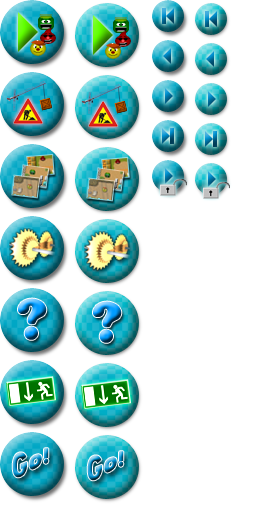
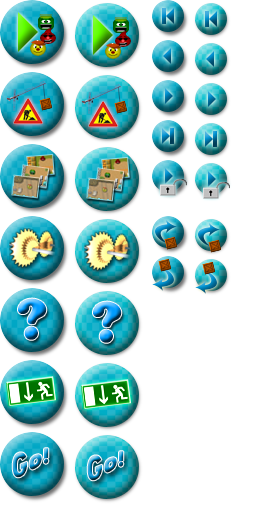
Layered file, before and after one edit (256×512). Changes by layer:
painted on "Form 1 Kopie 22", masked it over bbox(0, 432, 64, 496)
painted on "Form 1 Kopie 23", masked it over bbox(75, 435, 139, 499)
painted on "Form 1 Kopie 10", masked it over bbox(0, 360, 64, 424)
painted on "Form 1 Kopie 11", masked it over bbox(75, 363, 139, 427)
painted on "Form 1 Kopie 8", masked it over bbox(0, 288, 64, 352)
painted on "Form 1 Kopie 9", masked it over bbox(75, 291, 139, 355)
painted on "Form 1 Kopie 6", masked it over bbox(0, 216, 64, 280)
painted on "Form 1 Kopie 7", masked it over bbox(75, 219, 139, 283)
painted on "Form 1 Kopie 4", masked it over bbox(0, 144, 64, 208)
painted on "Form 1 Kopie 5", masked it over bbox(75, 147, 139, 211)
painted on "Form 1 Kopie 2", masked it over bbox(0, 72, 64, 136)
painted on "Form 1 Kopie 3", masked it over bbox(75, 75, 139, 139)
painted on "Form 1", masked it over bbox(0, 0, 64, 64)
painted on "Form 1 Kopie", masked it over bbox(75, 3, 139, 67)
painted on "Form 1 Kopie 12", masked it over bbox(152, 0, 183, 32)
painted on "Form 1 Kopie 13", masked it over bbox(195, 3, 226, 35)
added group "Import A" with 3 layers above "Import B" over bbox(152, 216, 184, 250)
added layer "Form 1 Kopie 20" (2nd of 3, in "Import A") in group "Import A" over bbox(152, 216, 184, 248)
added group "Import B" with 3 layers above "Export A" over bbox(195, 219, 227, 253)
added layer "Form 1 Kopie 21" (2nd of 3, in "Import B") in group "Import B" over bbox(195, 219, 227, 251)
added group "Export A" with 3 layers above "Export B" over bbox(152, 256, 184, 291)
added layer "Form 1 Kopie 20" (3rd of 3, in "Export A") in group "Export A" over bbox(152, 256, 184, 288)
added group "Export B" with 3 layers over bbox(195, 259, 227, 294)
added layer "Form 1 Kopie 21" (3rd of 3, in "Export B") in group "Export B" over bbox(195, 259, 227, 291)
…and 16 more changes (8 added, 8 mask, 8 painted)